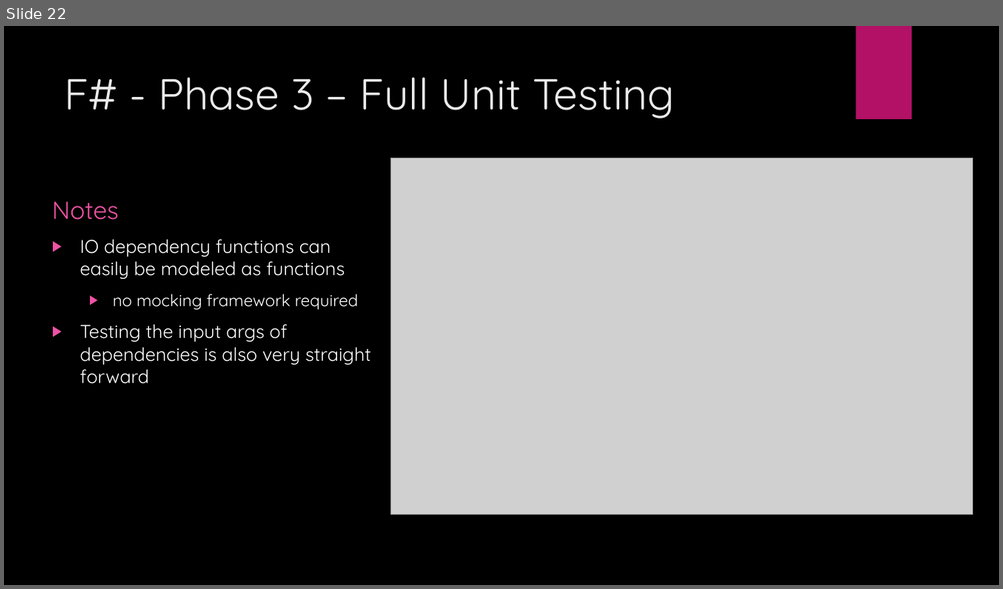
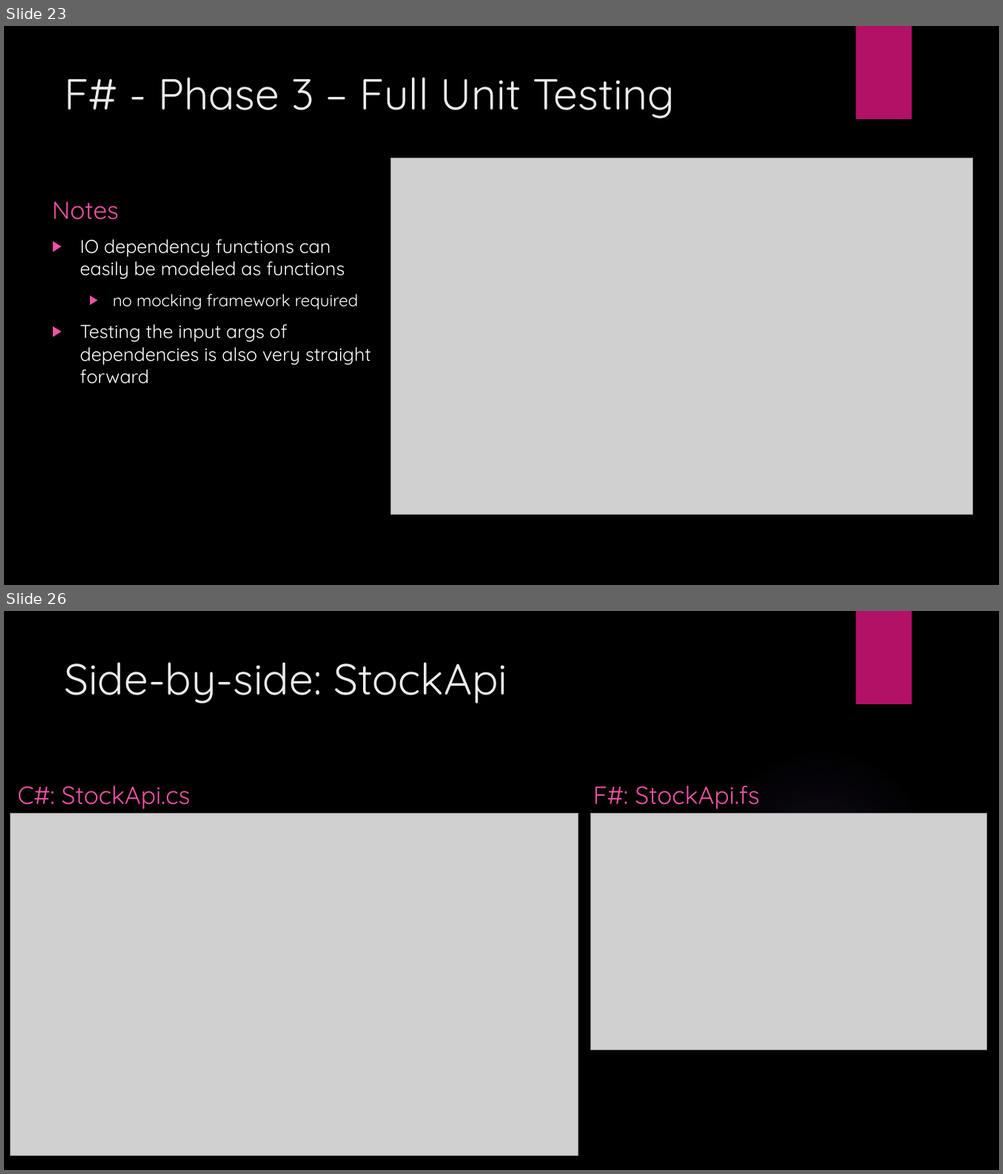
Before and after one commit to JordanMarr/TradeMinderFSharp, a slide deck: TradeMinder F# - C#.pptx. Shown one above the other, each under a label of ours: slide 22 before the commit, slides 23 and 26 after it; the slides between them are not shown. The pictures are 1003x589 and 1003x1174 pixels, drawn with LibreOffice and Linux fonts; fonts in the diff are those of the drawing; grey boxes stand for pictures; background and template pictures are left out. Boxes give left, top, right and bottom in pixels: in the first picture for what was removed or moved away, otherwise in the second. Text is boxed around its words. In the diff, an @@ line names an element or a change of style, - is before the commit and + after.

```diff
--- a/TradeMinder F# - C#.pptx
+++ b/TradeMinder F# - C#.pptx
@@ slide 26 added at [4,611,999,1170], background picture (left out); not listed: 1 template element that a slide beside it also shows @@
@@ title added at [64,662,507,703], 42 pt, text #EBEBEB @@
+Side-by-side: StockApi
@@ ellipse added at [706,748,936,977], fill gradient #9B6BF2 @@
@@ text added at [17,786,190,809], 24 pt, text #EF53A5 @@
+C#: StockApi.cs
@@ text added at [593,786,759,809], 24 pt, text #EF53A5 @@
+F#: StockApi.fs
@@ picture added at [10,813,578,1156] @@
@@ picture added at [590,813,986,1051] @@
@@ what was slide 22 is now slide 23 @@
```
Also in this commit, not shown: 5 other slides added, 3 other files.
